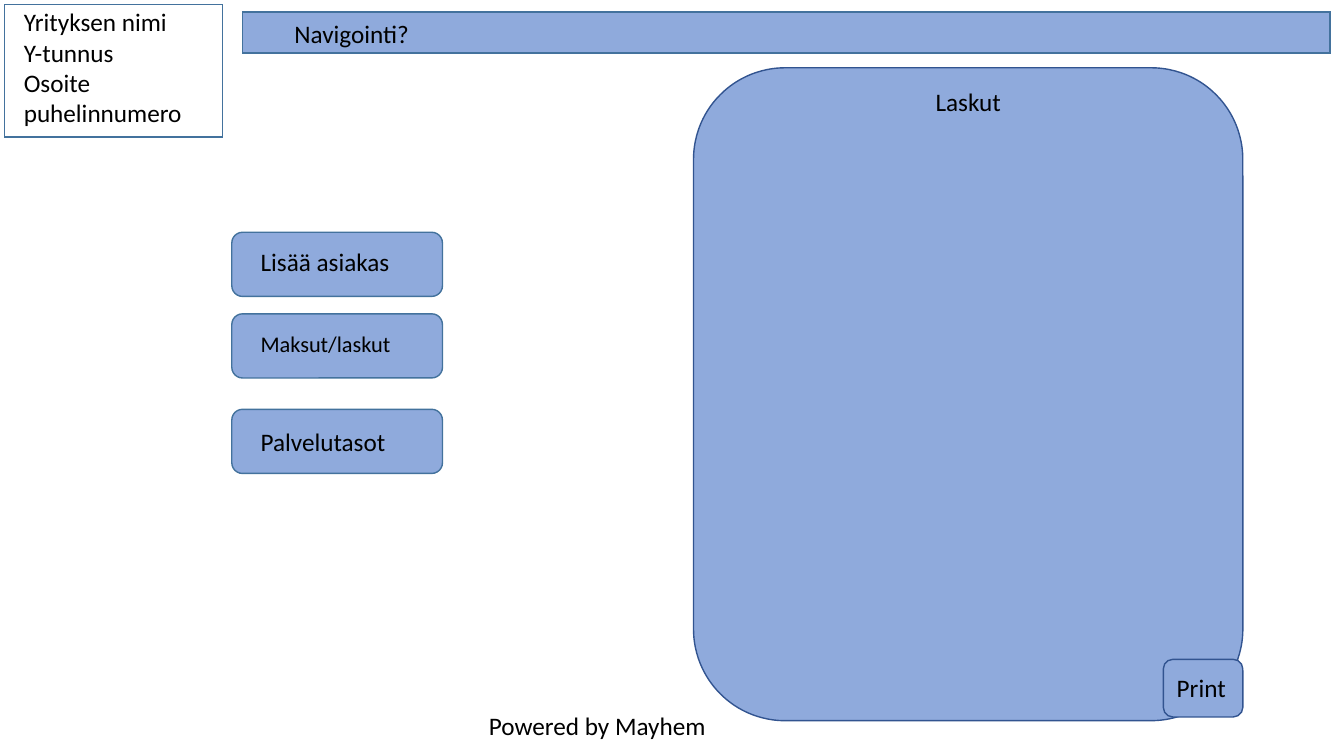
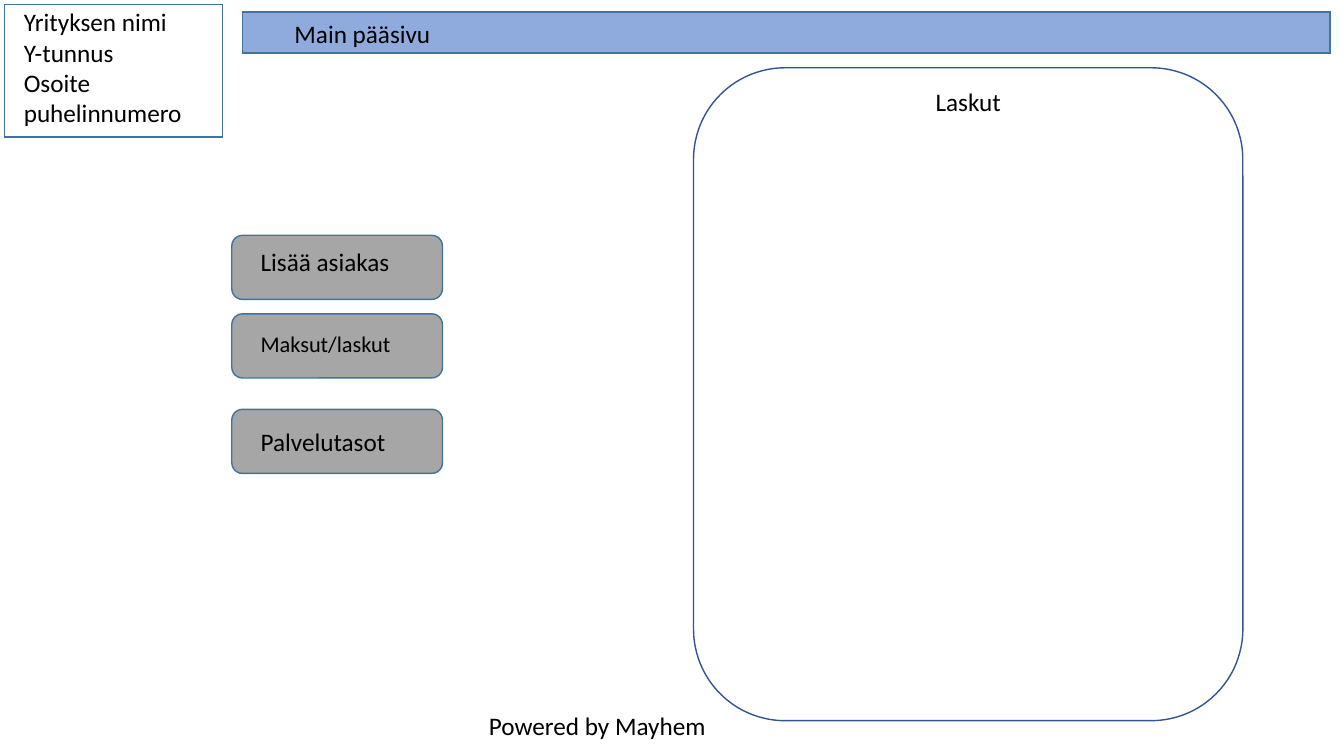
Before and after one commit to lepi313/Ohjelmistokehitysprojekti, a slide deck: slide 2 of Dokumentit/Visuaalinen suunnittelu.pptx. Drawn at 1344x756 pixels with LibreOffice and Linux fonts; fonts in the diff are those of the drawing. Boxes give left, top, right and bottom in pixels: in the first picture for what was removed or moved away, otherwise in the second. Text is boxed around its words. In the diff, an @@ line names an element or a change of style, - is before the commit and + after.

```diff
--- a/Dokumentit/Visuaalinen suunnittelu.pptx
+++ b/Dokumentit/Visuaalinen suunnittelu.pptx
@@ text at (x1=294, y1=25, x2=431, y2=47): text changed @@
-Navigointi?
+Main pääsivu
@@ rounded rectangle at (x1=694, y1=68, x2=1243, y2=721): fill #8FAADC to none @@
@@ fill #8FAADC to #A6A6A6 in 3 elements at (x1=232, y1=314, x2=443, y2=378), (x1=232, y1=409, x2=443, y2=474), (x1=232, y1=235, x2=443, y2=299) @@
@@ rounded rectangle removed at (x1=1164, y1=659, x2=1243, y2=717) @@
@@ text removed at (x1=1177, y1=679, x2=1226, y2=697) @@
-Print
```
Also in this commit, not shown: 2 slides added, 1 slide removed, 4 other files.
